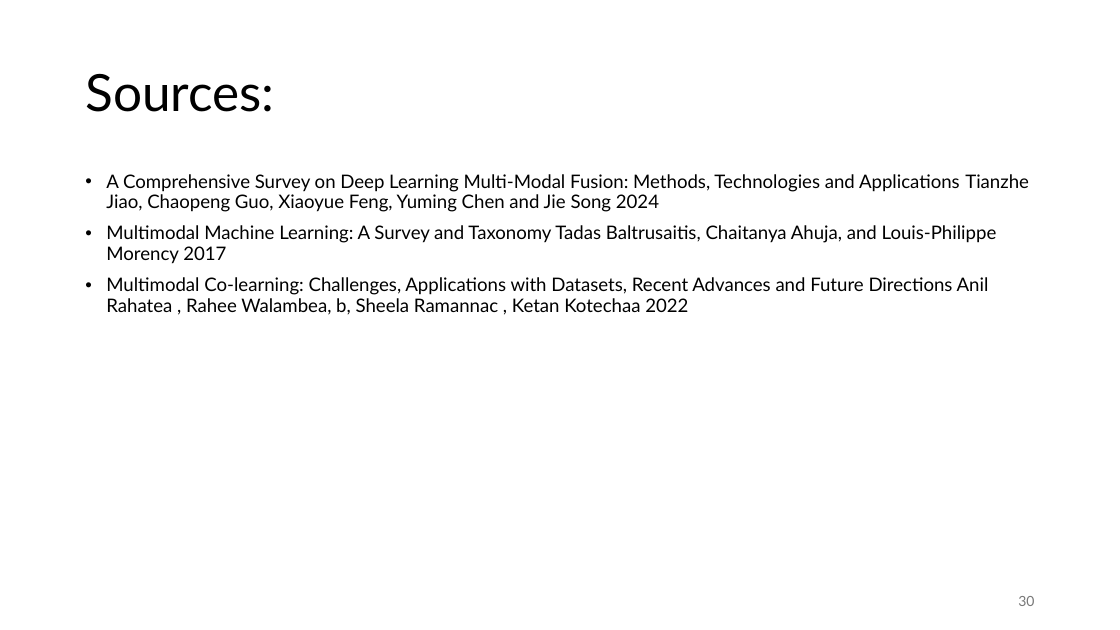
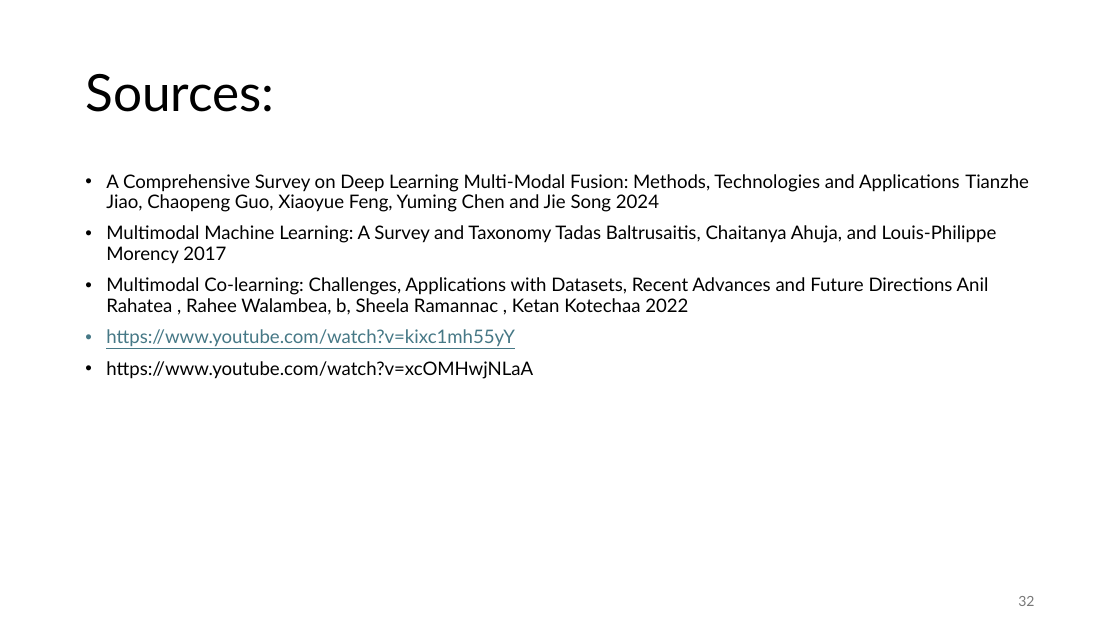
Before and after one commit to IzowRM/Stage-Cetic, a slide deck: slide 32 of Doc Slide/Presentation_du_27_01.pptx (slide 30 before the commit). Drawn at 1120x630 pixels with LibreOffice and Linux fonts; fonts in the diff are those of the drawing. Boxes give left, top, right and bottom in pixels: in the first picture for what was removed or moved away, otherwise in the second. Text is boxed around its words. In the diff, an @@ line names an element or a change of style, - is before the commit and + after.

```diff
--- a/Doc Slide/Presentation_du_27_01.pptx
+++ b/Doc Slide/Presentation_du_27_01.pptx
@@ text at <box>106,329,533,379</box>: paragraphs added @@
+• https://www.youtube.com/watch?v=kixc1mh55yY
+• https://www.youtube.com/watch?v=xcOMHwjNLaA
@@ page number at <box>1018,596,1034,606</box>: text changed @@
-30
+32
```
Also in this commit, not shown: 9 other slides changed, 8 slides added, 6 slides removed, 3 other files.
